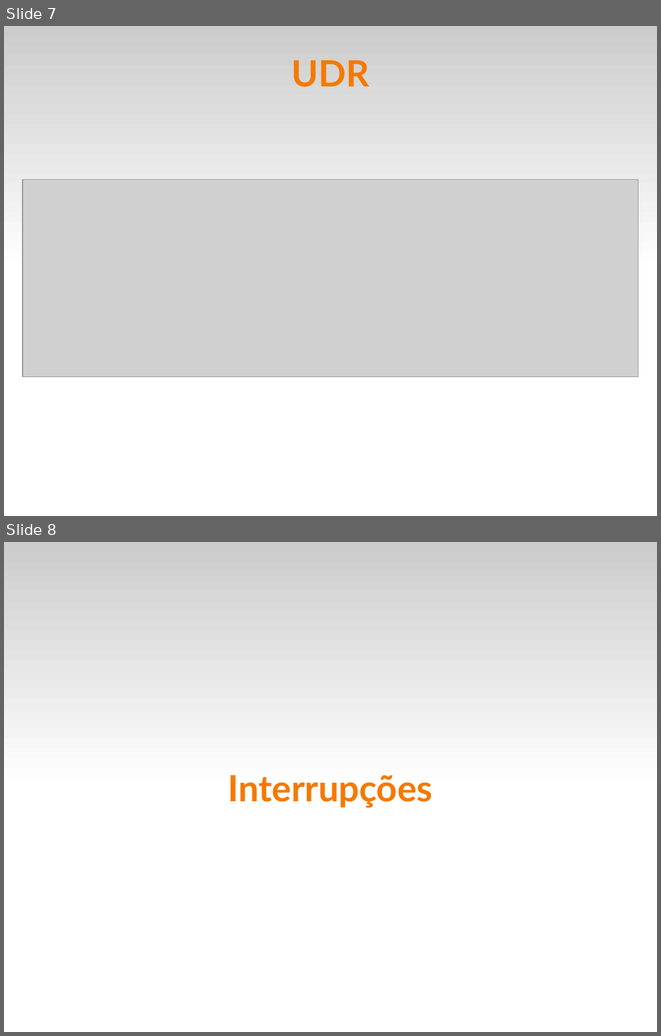
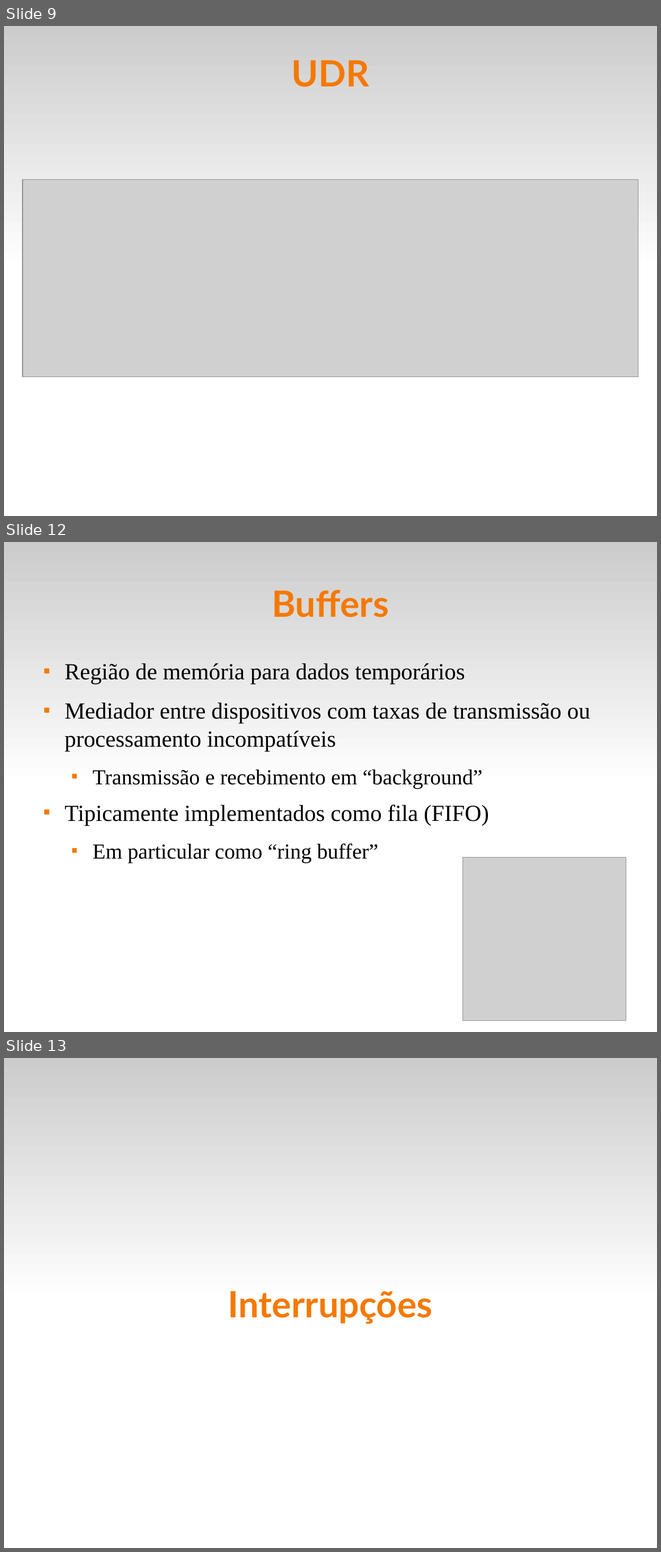
Before and after one commit to fsantanna-uerj/SE, a slide deck: Slides/se-06-usart.odp. Shown one above the other, each under a label of ours: slides 7 and 8 before the commit, slides 9, 12 and 13 after it; the slides between them are not shown. The pictures are 661x1036 and 661x1552 pixels, drawn with LibreOffice and Linux fonts; fonts in the diff are those of the drawing; grey boxes stand for pictures. Boxes give left, top, right and bottom in pixels: in the first picture for what was removed or moved away, otherwise in the second. Text is boxed around its words. In the diff, an @@ line names an element or a change of style, - is before the commit and + after.

```diff
--- a/Slides/se-06-usart.odp
+++ b/Slides/se-06-usart.odp
@@ slide 12 added at (4, 542, 657, 1032), background #FFFFFF; not listed: 1 template element that a slide beside it also shows @@
@@ title added at (272, 590, 389, 617), 44 pt, text #F57900, bold @@
+Buffers
@@ text added at (64, 663, 590, 863), 28 pt, text #000000 @@
+■ Região de memória para dados temporários
+■ Mediador entre dispositivos com taxas de transmissão ou processamento incompatíveis
+  ■ Transmissão e recebimento em “background”
+■ Tipicamente implementados como fila (FIFO)
+  ■ Em particular como “ring buffer”
@@ picture added at (462, 857, 626, 1021) @@
@@ what was slide 7 is now slide 9 @@
@@ what was slide 8 is now slide 13 @@
```
Also in this commit, not shown: 6 other slides added, 1 slide removed, 6 other files.
